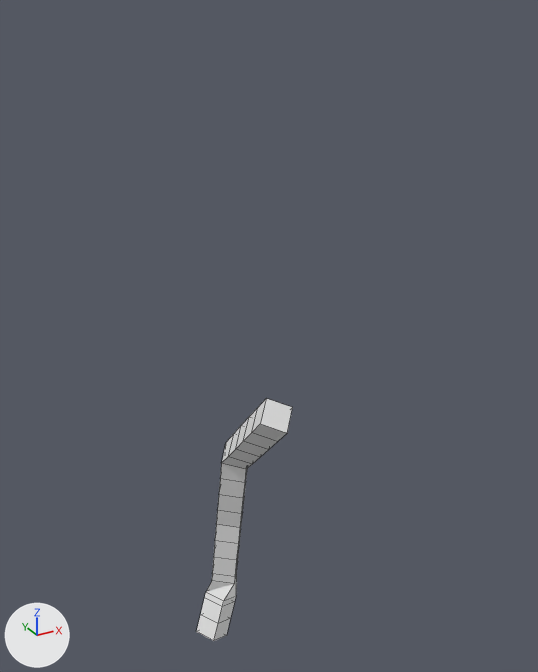
Before and after pictures for a commit that changed the Blender file salemstalker/Assets/3D/plants/tree3.blend.
Before and after are seen from a camera (50 mm lens) standing at (-5.44, -12.01, 11.82) and looking at (1.02, -0.26, 5.95). Every picture has the same lights, and +X, +Y and +Z are marked at lower left. Mesh edges are drawn as thin lines.
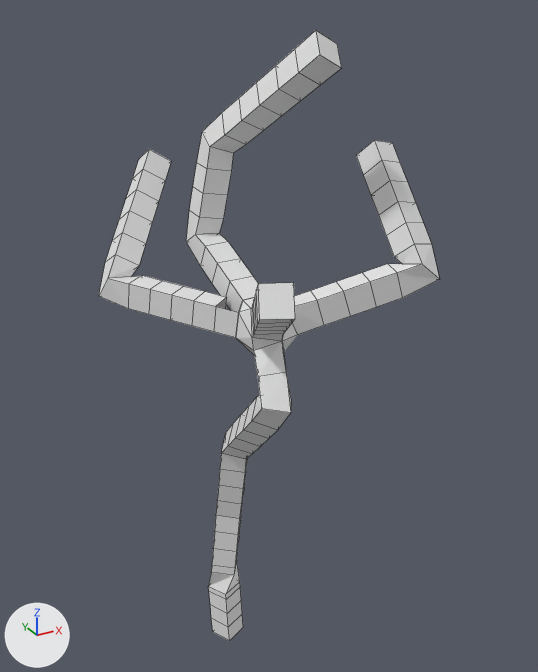
Commit message: made a couple changes to the tree (not done yet)

The change, as a diff of the scene's bpy script:
```diff
--- a/salemstalker/Assets/3D/plants/tree3.blend.py
+++ b/salemstalker/Assets/3D/plants/tree3.blend.py
@@ me_cube_001 @@
 # used by ob_cube; location = (0.0, 0.0, 0.0)
 # verts and faces of me_cube_001; kept vertices keep their numbers, new ones are numbered from 5
 # before: 2 (-0.44, -0.23, -1.08)
-me_cube_001.from_pydata(...)  # 5 vertices, 0 faces, 4 loose edges; spans x -0.44..0.14, y -2.13..0.0, z -1.08..5.34
+me_cube_001.from_pydata(...)  # 14 vertices, 0 faces, 13 loose edges; spans x -1.61..3.13, y -3.61..2.47, z -1.56..10.99
+# me_cube_001 part 1
+verts[2] = (0.04, -0.08, -1.56)  # moved
+# me_cube_001 part 2
+# 9 vertices are added at x -1.61..3.13, y -3.61..2.47, z 6.43..10.99
+# 9 loose edges are added
@@ ob_cube @@
 ob_cube = bpy.data.objects.new('Cube', me_cube_001)
-ob_cube.location = (0.0, 0.0, 0.0)
+ob_cube.location = (0.0, 0.0, 0.23)
 _m = ob_cube.modifiers.new('Skin', 'SKIN')
```

Where the change shows, as pixel boxes (x1, y1, x2, y2) in the pictures (538 x 672 px):
'Cube', reshaped, moved (248% wider, 151% taller)
    before: (196, 398, 293, 641)
    after: (99, 30, 439, 641)
